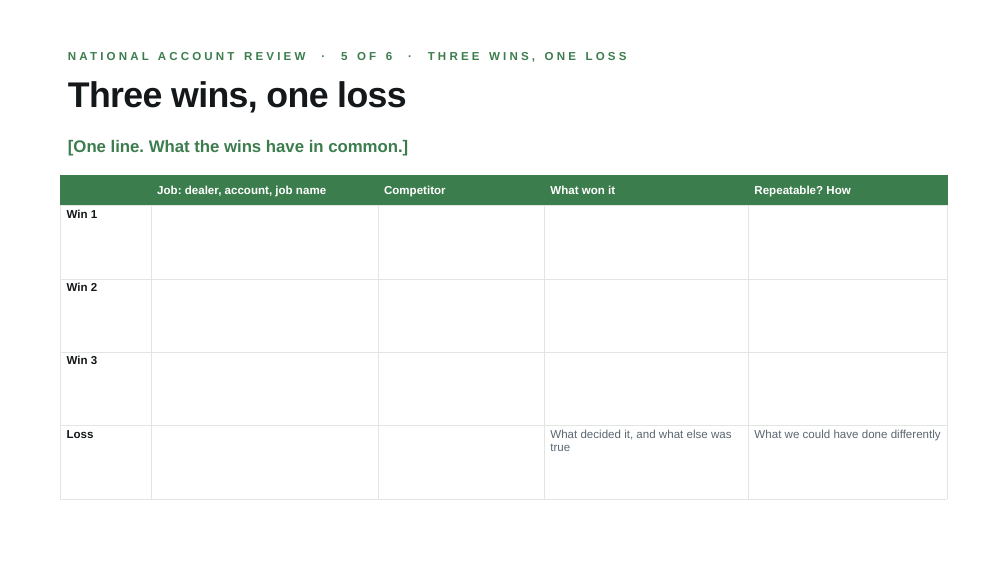
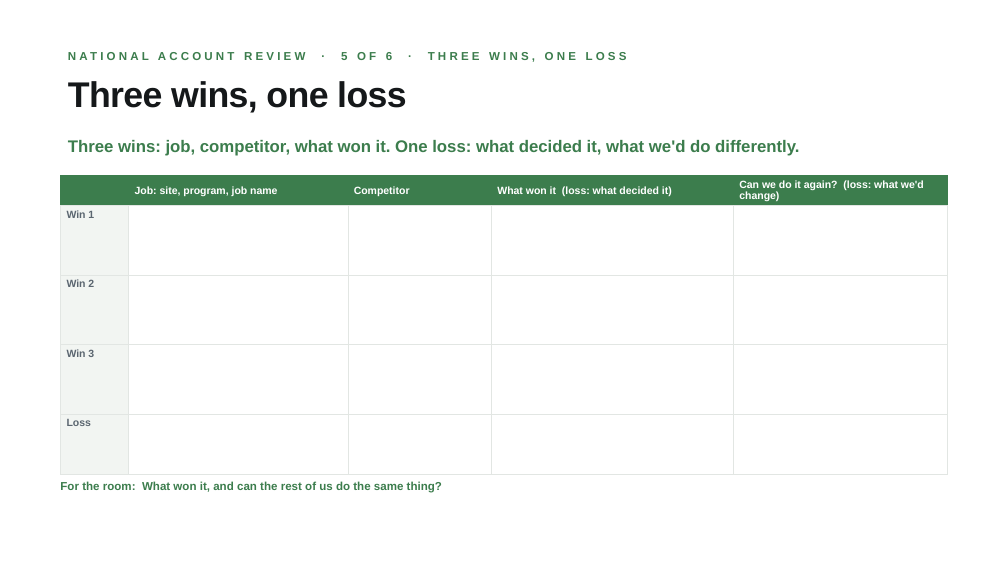
Before and after one commit to guralsnj/git_test, a slide deck: slide 6 of decks/territory-review/National Account Presentation - Walmart (Chad).pptx. Drawn at 1008x567 pixels with LibreOffice and Linux fonts; fonts in the diff are those of the drawing; background and template pictures are left out. Boxes give left, top, right and bottom in pixels: in the first picture for what was removed or moved away, otherwise in the second. Text is boxed around its words. In the diff, an @@ line names an element or a change of style, - is before the commit and + after.

```diff
--- a/decks/territory-review/National Account Presentation - Walmart (Chad).pptx
+++ b/decks/territory-review/National Account Presentation - Walmart (Chad).pptx
@@ text at <box>68,140,799,156</box>: text changed @@
-[One line. What the wins have in common.]
+Three wins: job, competitor, what won it. One loss: what decided it, what we'd do differently.
@@ table at <box>60,175,948,475</box> @@
-row 1:  | Job: dealer, account, job name | Competitor | What won it | Repeatable? How
+row 1:  | Job: site, program, job name | Competitor | What won it (loss: what decided it) | Can we do it again? (loss: what we'd change)
-row 5, column 4: What decided it, and what else was true
+row 5, column 4: 
-row 5, column 5: What we could have done differently
+row 5, column 5: 
@@ fill #FFFFFF to #F2F5F2 in 4 cells @@
@@ size 11 to 10 pt in "Competitor", "Win 1", "Win 2", "Win 3" and 1 more places @@
@@ text colour #15181A to #5B6670 in "Win 1", "Win 2", "Win 3", "Loss" @@
@@ text added at <box>60,481,442,493</box>, 11 pt, text #3C7D4D, bold @@
+For the room: What won it, and can the rest of us do the same thing?
```
Also in this commit, not shown: 5 other slides changed, 3 other files.
